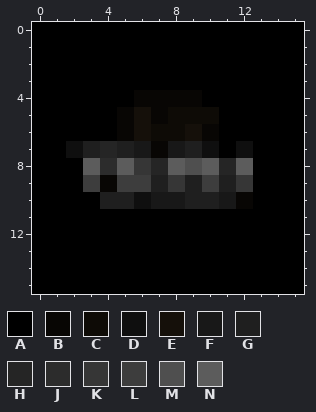
Edited in one commit: pixel-art sprite (images/favicon/favicon-16x16.png). The picture above is the old version.
The file is 16x16 pixels. Colours within 5 levels of each other are drawn and written as one.
Palette (. is transparent): A #000000  B #080604  C #0e0b06  D #0f0f0f  E #15100a  F #181818  G #1f1f1f  H #252525  J #2c2c2c  K #363636  L #3d3d3d  M #4f4f4f  N #5c5c5c
And afterwards:
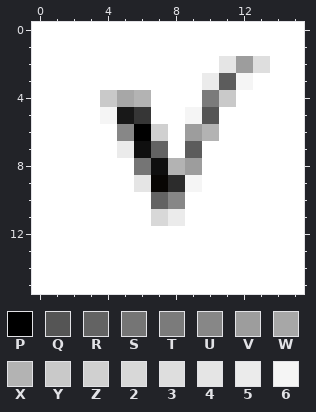
Colours new in this view: P #000000  Q #555555  R #636363  S #757575  T #7b7b7b  U #878787  V #9d9d9d  W #a7a7a7  X #b3b3b3  Y #c9c9c9  Z #d0d0d0  2 #d8d8d8  3 #dedede  4 #e5e5e5  5 #ebebeb  6 #f5f5f5
Edits made:
{"colour":"A","old":"#000000","new":"#ffffff"}
{"y":2,"x":11,"old":"AAA","new":"4V3"}
{"y":3,"x":10,"old":"AAA","new":"5N6"}
{"y":4,"x":4,"old":"AABBBBAA","new":"YWXAAATY"}
{"y":5,"x":4,"old":"ABEBCCC","new":"6FKAA6Q"}
{"y":6,"x":5,"old":"BECCEB","new":"UPZAVX"}
{"y":7,"x":2,"old":"DGHGFBFGD","new":"AAA5DRANA"}
{"y":7,"x":12,"old":"D","new":"A"}
{"y":8,"x":3,"old":"NJNKHNMNHN","new":"AAASDXVAAA"}
{"y":9,"x":3,"old":"LBLLGKGLGK","new":"AAA4BJ6AAA"}
{"y":10,"x":4,"old":"GGDFFGGFB","new":"AAARUAAAA"}
{"y":11,"x":7,"old":"AA","new":"25"}
